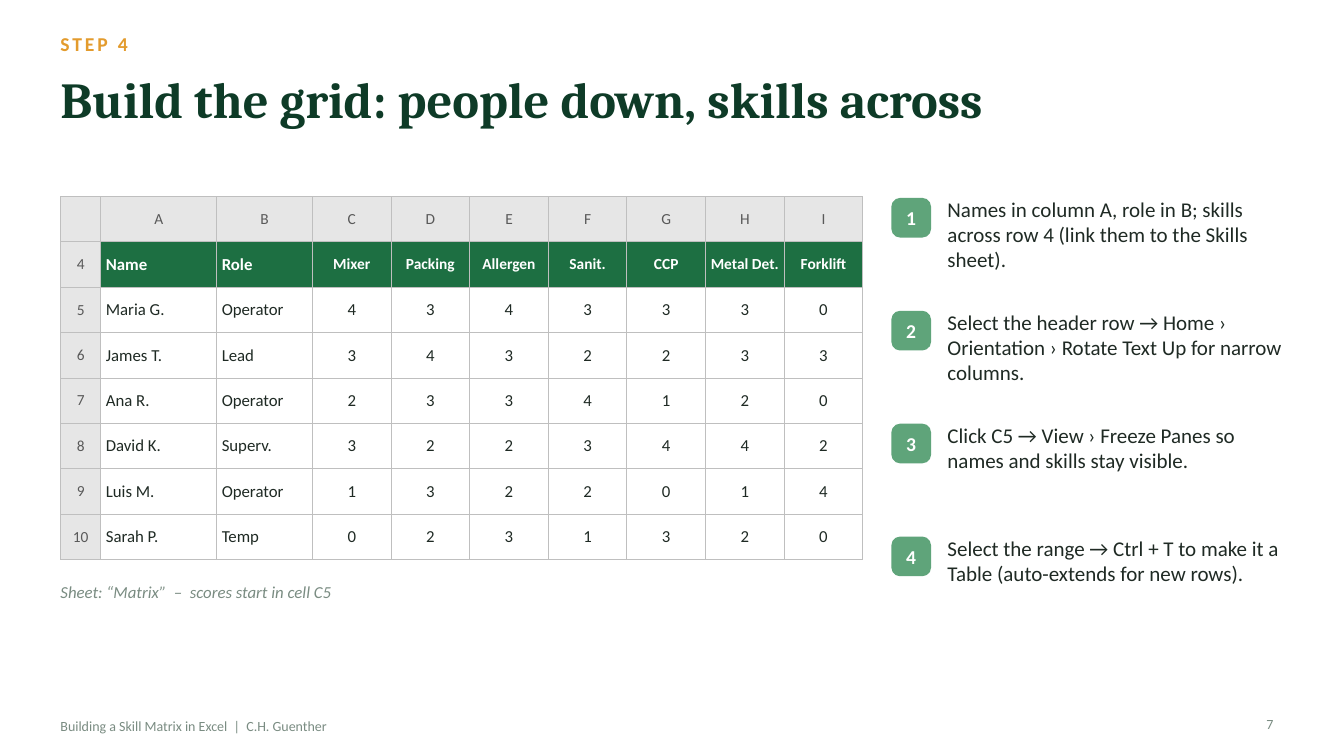
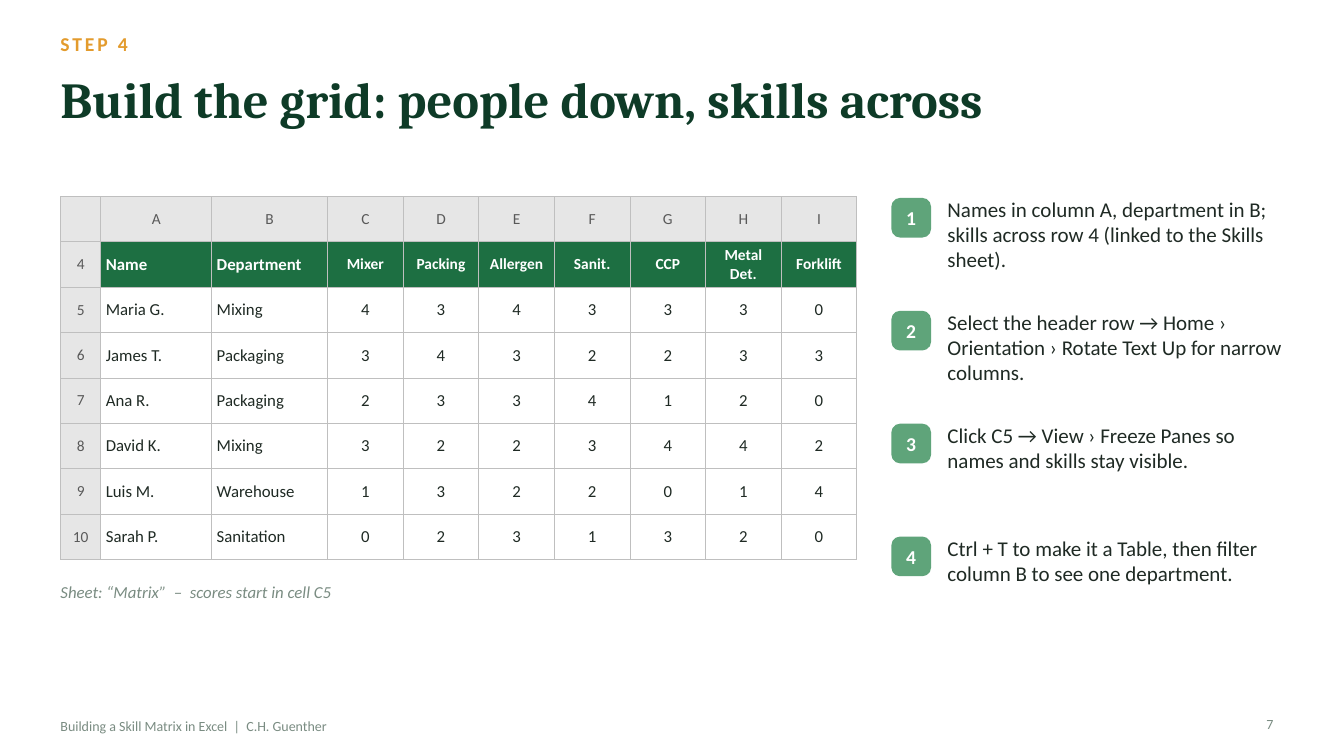
Before and after one commit to mabendeh/QMS_System1, a slide deck: slide 7 of docs/skill_matrix_guide/Skill_Matrix_Excel_Guide_CH_Guenther.pptx. Drawn at 1344x756 pixels with LibreOffice and Linux fonts; fonts in the diff are those of the drawing. Boxes give left, top, right and bottom in pixels: in the first picture for what was removed or moved away, otherwise in the second. Text is boxed around its words. In the diff, an @@ line names an element or a change of style, - is before the commit and + after.

```diff
--- a/docs/skill_matrix_guide/Skill_Matrix_Excel_Guide_CH_Guenther.pptx
+++ b/docs/skill_matrix_guide/Skill_Matrix_Excel_Guide_CH_Guenther.pptx
@@ table at box(60, 197, 857, 546) @@
-row 2, column 3: Role
+row 2, column 3: Department
-row 3, column 3: Operator
+row 3, column 3: Mixing
-row 4, column 3: Lead
+row 4, column 3: Packaging
-row 5, column 3: Operator
+row 5, column 3: Packaging
-row 6, column 3: Superv.
+row 6, column 3: Mixing
-row 7, column 3: Operator
+row 7, column 3: Warehouse
-row 8, column 3: Temp
+row 8, column 3: Sanitation
@@ table: place and size @@
-table at box(60, 197, 863, 549)
+table at box(60, 197, 857, 546)
@@ text at box(947, 202, 1266, 270): text changed @@
-Names in column A, role in B; skills across row 4 (link them to the Skills sheet).
+Names in column A, department in B; skills across row 4 (linked to the Skills sheet).
@@ text at box(947, 541, 1257, 585): text changed @@
-Select the range → Ctrl + T to make it a Table (auto-extends for new rows).
+Ctrl + T to make it a Table, then filter column B to see one department.
```
Also in this commit, not shown: 9 other slides changed, 1 slide added, 1 other file.
